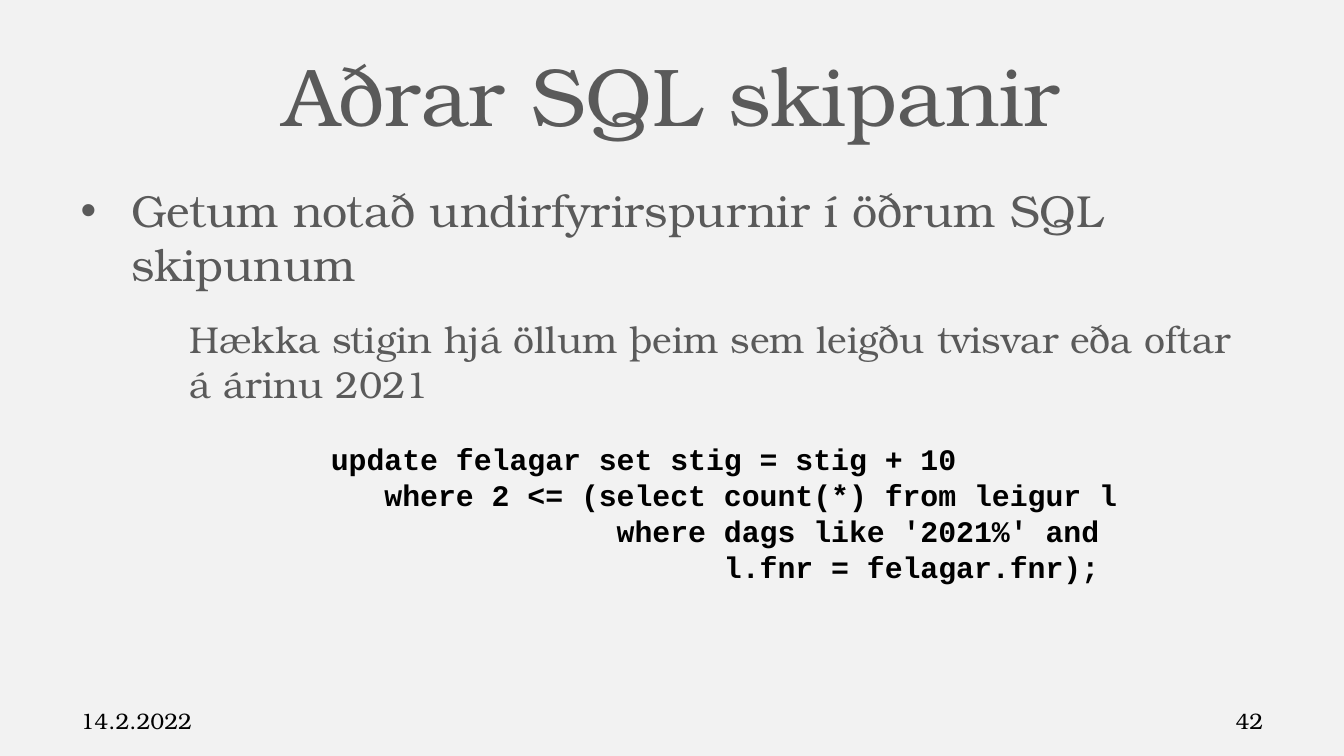
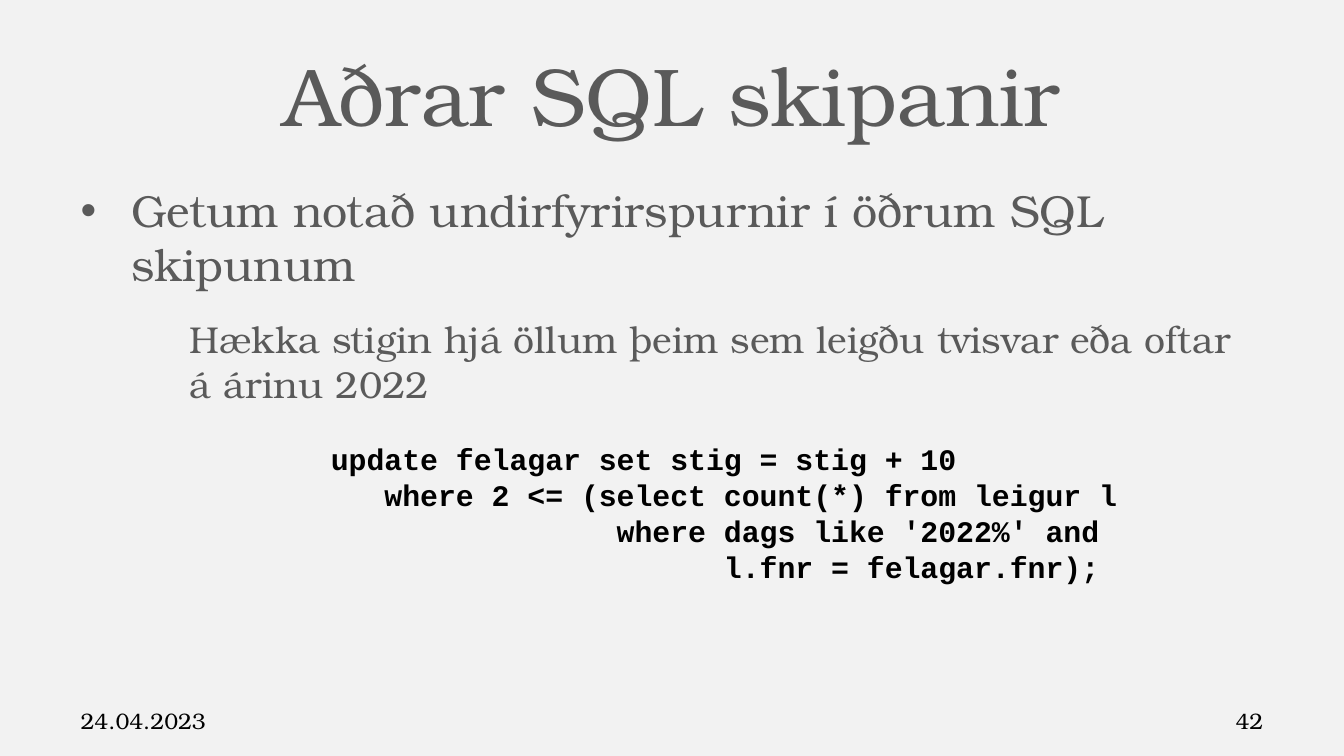
Before and after one commit to Hjalmtyr/SQL2, a slide deck: slide 42 of SQL-II.pptx. Drawn at 1344x756 pixels with LibreOffice and Linux fonts; fonts in the diff are those of the drawing; background and template pictures are left out. Boxes give left, top, right and bottom in pixels: in the first picture for what was removed or moved away, otherwise in the second. Text is boxed around its words. In the diff, an @@ line names an element or a change of style, - is before the commit and + after.

```diff
--- a/SQL-II.pptx
+++ b/SQL-II.pptx
@@ text at (190,325,1230,399): text changed @@
-  Hækka stigin hjá öllum þeim sem leigðu tvisvar eða oftar á árinu 2021
+  Hækka stigin hjá öllum þeim sem leigðu tvisvar eða oftar á árinu 2022
@@ text at (617,521,1100,549): text changed @@
-where dags like '2021%' and
+where dags like '2022%' and
@@ text at (81,713,206,730): text changed @@
-14.2.2022
+24.04.2023
```
Also in this commit, not shown: 81 other slides changed, 11 other files.
